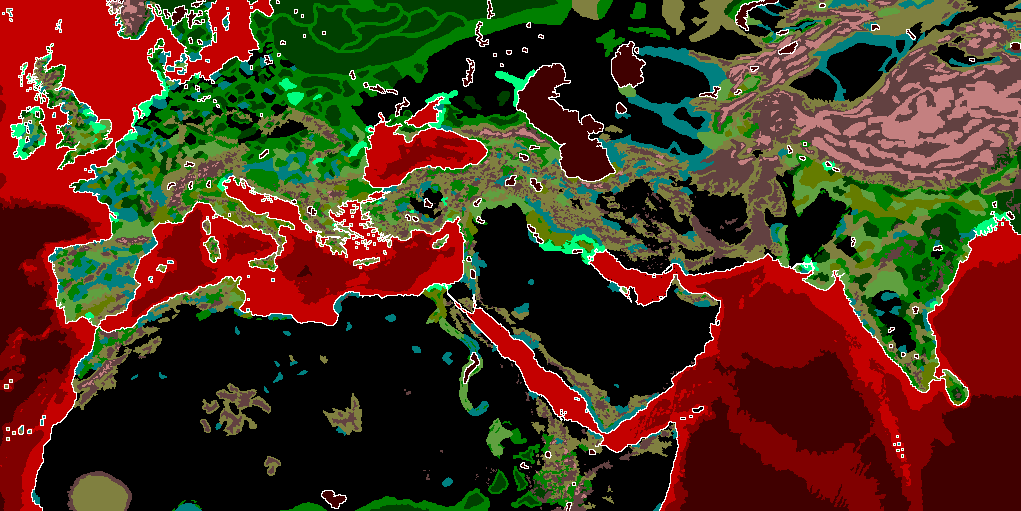
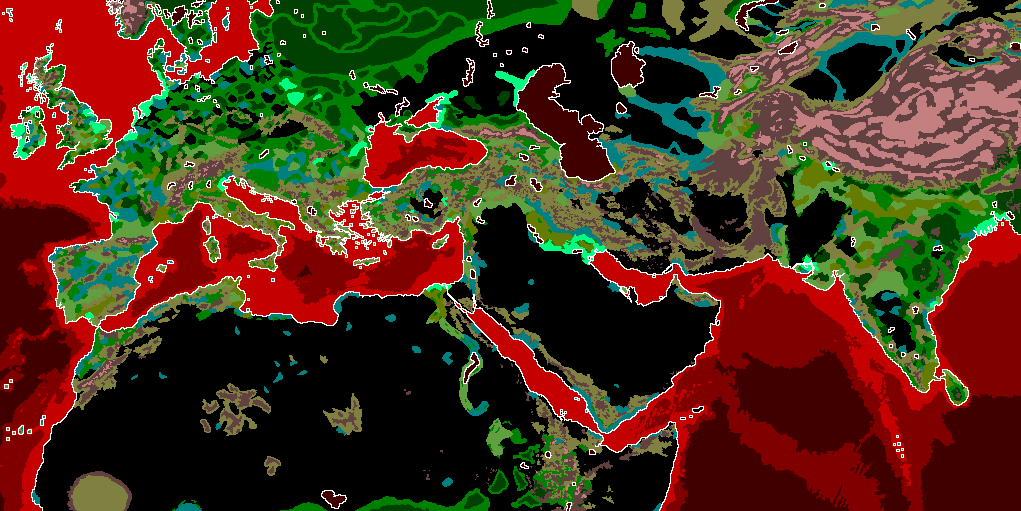
Revision of a layered 1021 x 511 image; what changed, layer by layer:
painted on "map_ground_types" over left=354, top=184, right=382, bottom=200
